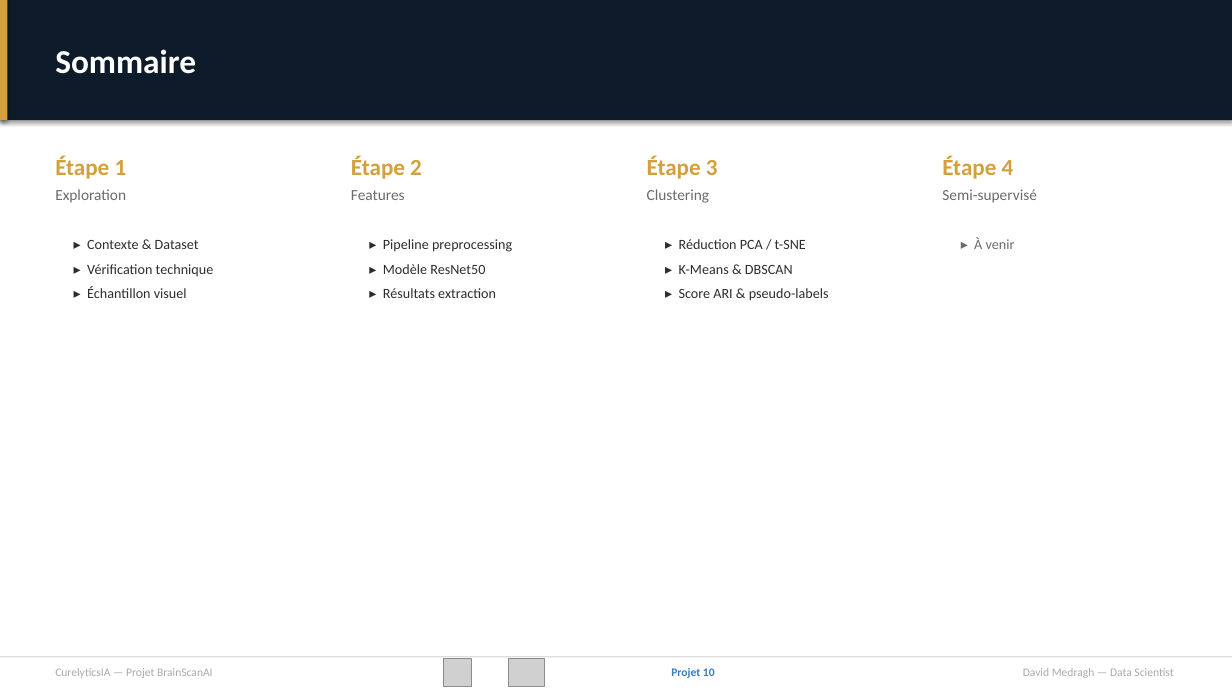
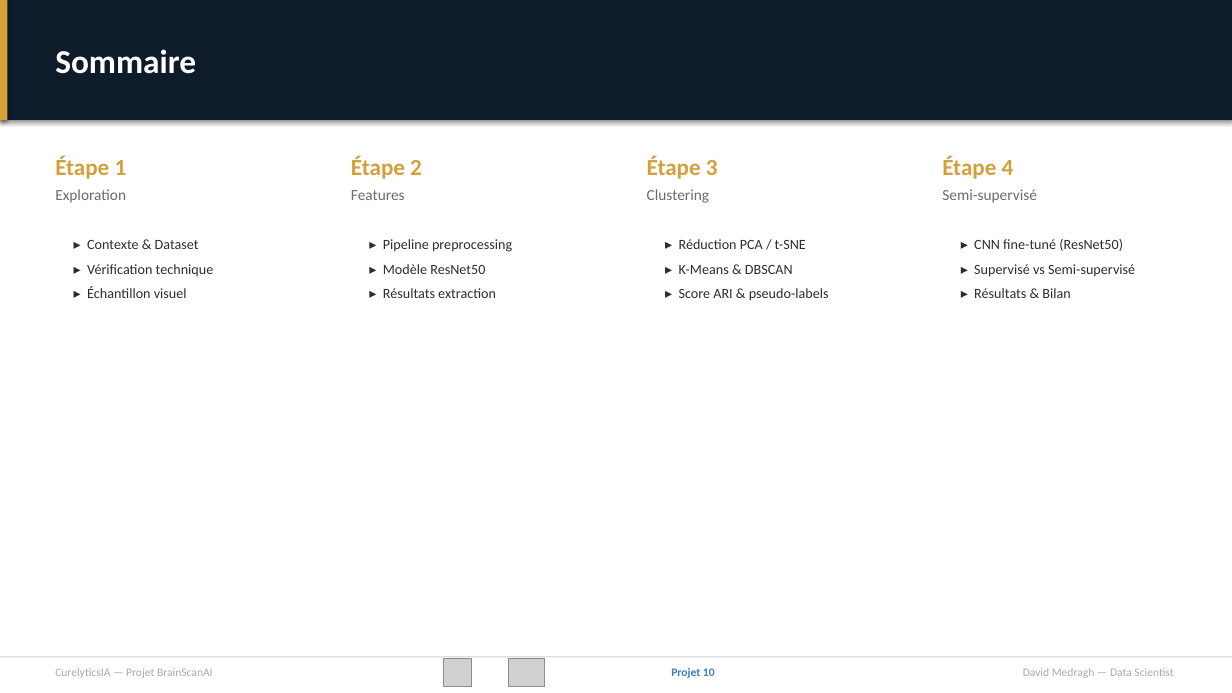
Before and after one commit to davidmedragh/projet10, a slide deck: slide 2 of livrables/projet10_presentation.pptx. Drawn at 1232x693 pixels with LibreOffice and Linux fonts; fonts in the diff are those of the drawing; grey boxes stand for pictures. Boxes give left, top, right and bottom in pixels: in the first picture for what was removed or moved away, otherwise in the second. Text is boxed around its words. In the diff, an @@ line names an element or a change of style, - is before the commit and + after.

Commit message:
feat: étape 4 — apprentissage semi-supervisé (F1 0.85, recall cancer +10%)

```diff
--- a/livrables/projet10_presentation.pptx
+++ b/livrables/projet10_presentation.pptx
@@ text at [974, 239, 1135, 298]: text changed; text colour #6B6B6B to #2D2D2D @@
-▸ À venir
+▸ CNN fine-tuné (ResNet50)
+▸ Supervisé vs Semi-supervisé
+▸ Résultats & Bilan
```
Also in this commit, not shown: 1 other slide changed, 1 slide added, 1 slide removed, 5 other files.
